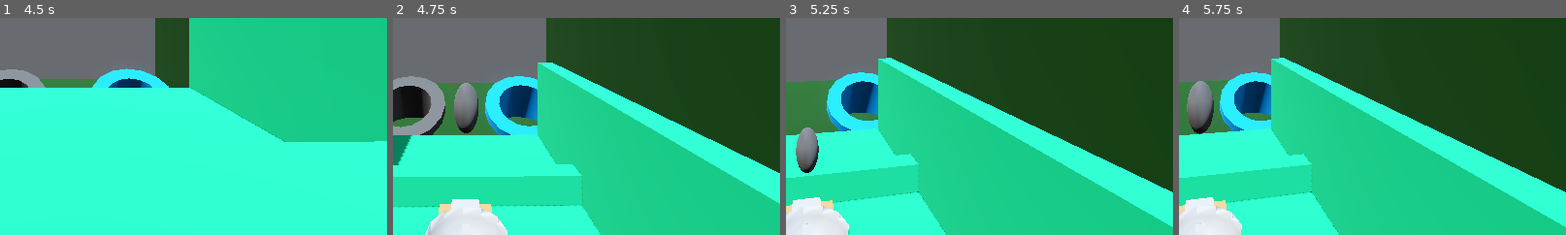
Above: before the commit, frames 1-4 (left to right).
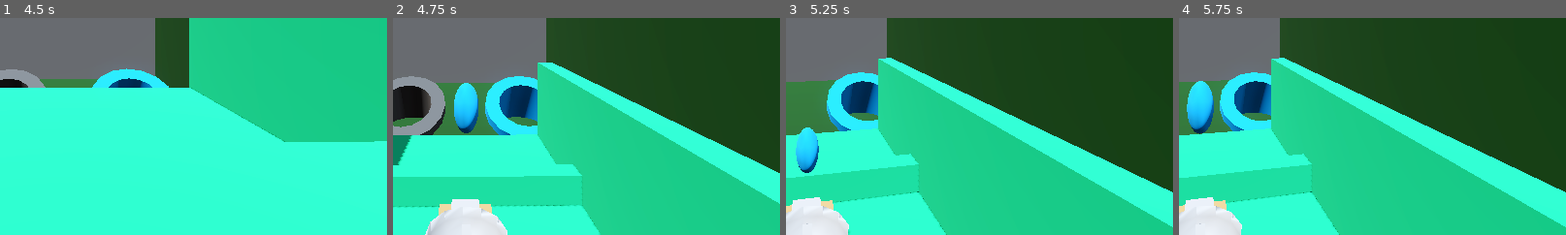
Above: after the commit, the same moments.

Repository: WildcatGameStudios/ScaryHouse
Game: Godot game, scene res://scenes/levels/take_out_trash/level.tscn
Same seed, same stepped clock (60 frames per second), same inputs: the game is played once before the commit and once after it. This scene is started directly instead of the project's main scene.
Inputs (mouse positions are % of the whole screen's width and height, from its top left):
- Up to frame 1 (4.5 s): tap Enter at 0.5 s; move the mouse to (55, 50) at 0.52 s; hold W (move_forward) from 0.53 s (still down); tap E (e) at 0.6, 1.55, 2.1, 3.05 s; tap Space (jump) at 0.77, 1.52, 2.75, 3.02, 3.77 s; tap R (r) at 0.8, 1.35, 2.3, 3.8 s; move the mouse to (45, 50) at 1.27 s; move the mouse to (52, 48) at 2.02 s; move the mouse to (49, 52) at 2.77 s; right-click (49, 52) at 2.85 s; move the mouse to (57, 51) at 3.52 s; click (57, 51) at 3.6 s; move the mouse to (42, 49) at 4.27 s; tap Q (q) at 4.35 s
- Up to frame 2 (4.75 s): keep holding W (move_forward); tap Space (jump) at 4.52 s; tap E (e) at 4.55 s
- Up to frame 3 (5.25 s): keep holding W (move_forward); move the mouse to (51, 50) at 5.02 s; tap R (r) at 5.1 s
- Up to frame 4 (5.75 s): keep holding W (move_forward)
The pictures show only the part of the screen within x 40-90%, y 50-100%; the shares and areas given below are measured in that part.

Frame 1 is identical in both runs. In frame 2, 1.2% of the frame differs, in the area x 15-23%, y 29-54%; in frame 3, 1.0%; in frame 4, 1.3%, in the area x 2-10%, y 29-54%.

Commit message:
take out trash score evaluator

Diff:
--- a/scenes/levels/take_out_trash/level.tscn
+++ b/scenes/levels/take_out_trash/level.tscn
@@ -171,6 +171,7 @@
 [node name="Level" type="Node3D" node_paths=PackedStringArray("catapult") groups=["world"]]
 script = ExtResource("1_n8jg4")
 catapult = NodePath("Catapult")
+total_trash = 15
 
 [node name="WorldEnvironment" type="WorldEnvironment" parent="."]
 environment = SubResource("Environment_pk70s")
@@ -251,6 +252,7 @@
 transform = Transform3D(1, 0, 0, 0, 1, 0, 0, 0, 1, 0, 6.23861, -3.2053)
 
 [node name="TrashCooldown" type="Timer" parent="."]
+one_shot = true
 autostart = true
 
 [connection signal="timeout" from="TrashCooldown" to="." method="_on_trash_cooldown_timeout"]
--- a/scripts/levels/take_out_trash/level.gd
+++ b/scripts/levels/take_out_trash/level.gd
@@ -5,21 +5,27 @@
 @export var base_trash_launch_strength: Vector2 = Vector2(30,5)
 #trash bin movement speed increase on binned trash
 @export var bin_speed_increase: float = 0.2
+@export var total_trash: int
 
 #holds the trash that is in the catapult
 var current_trash: Node3D
+#number of bags thrown
+var thrown_counter: int = 0
 #number of bags binned
-var binned_counter: int
+var binned_counter: float = 0
 
 func launch_trash(throw_strength: float):
 	#exit if no trash to launch
 	if current_trash == null:
 		return
+
 	#add velocity rotated to catapult arm rotation
 	current_trash.velocity = throw_strength * Vector3(base_trash_launch_strength.x,base_trash_launch_strength.y,0).rotated(Vector3(0,1,0),catapult.catapult_arm.rotation.y-PI/2)
 	#empty current trash because it's not longer in the catapult
 	current_trash = null
-	$TrashCooldown.start()
+	thrown_counter += 1
+	if thrown_counter < total_trash:
+		$TrashCooldown.start()
 
 func load_trash():
 	#exit if there is trash loaded
@@ -45,12 +51,16 @@
 	if hit_bin:
 		print("hit")
 		binned_counter += 1
-		#bins start moving when 4 trash is binned
-		if binned_counter >= 4:
+		#bins start moving when 3 trash is binned
+		if binned_counter >= 3:
 			$AnimationPlayer.play("slide_bins")
 			$AnimationPlayer.speed_scale += bin_speed_increase
 	else:
 		print("no hit")
+
+func evalutate_score() -> float:
+	var score = 100 * (binned_counter / total_trash)
+	return score
 
 func _ready() -> void:
 	catapult.throw_trash.connect(launch_trash)
@@ -61,6 +71,7 @@
 		current_trash.global_position = catapult.catapult_bowl.global_position + Vector3(0,3,0)
 		#remove velocity from gravity
 		current_trash.velocity = Vector3.ZERO
+	print(evalutate_score())
 
 #replace trash after launch and short cooldown
 func _on_trash_cooldown_timeout() -> void:
